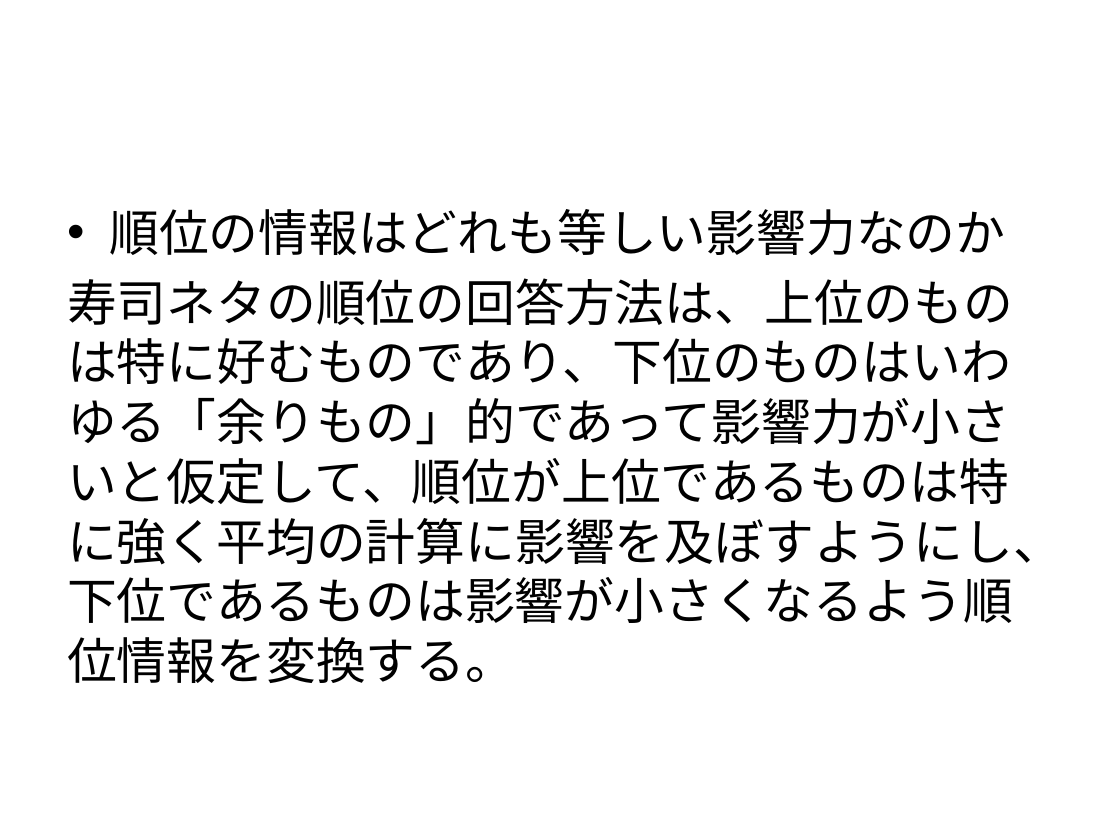
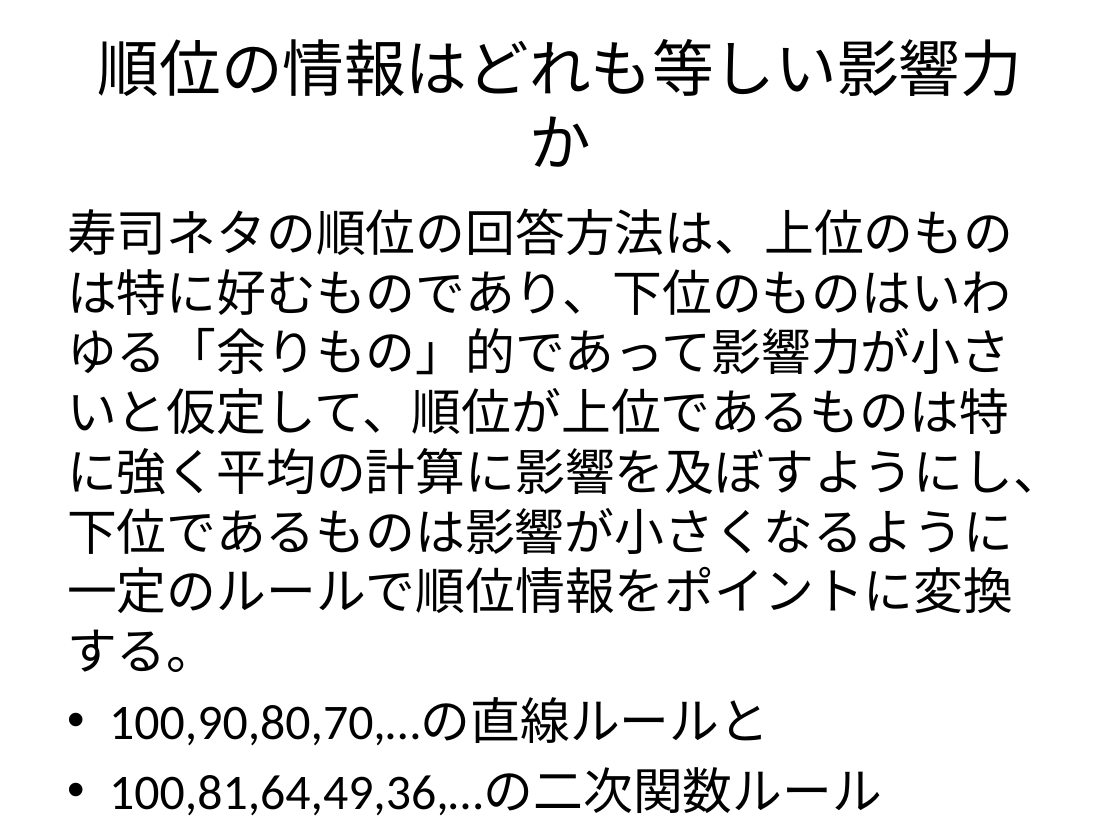
Before and after one commit to pettan0818/Assignment_Iiyama_2013_2, a slide deck: slide 7 of @data/presentation.pptx (slide 6 before the commit). Drawn at 1120x840 pixels with LibreOffice and Linux fonts; fonts in the diff are those of the drawing. Boxes give left, top, right and bottom in pixels: in the first picture for what was removed or moved away, otherwise in the second. Text is boxed around its words. In the diff, an @@ line names an element or a change of style, - is before the commit and + after.

Commit message:
new

```diff
--- a/@data/presentation.pptx
+++ b/@data/presentation.pptx
@@ title added at (98,39,1022,167), 39.6 pt, text #000000 @@
+順位の情報はどれも等しい影響力か
@@ text at (67,208,1063,815): text changed @@
-• 順位の情報はどれも等しい影響力なのか
-寿司ネタの順位の回答方法は、上位のものは特に好むものであり、下位のものはいわゆる「余りもの」的であって影響力が小さいと仮定して、順位が上位であるものは特に強く平均の計算に影響を及ぼすようにし、下位であるものは影響が小さくなるよう順位情報を変換する。
+寿司ネタの順位の回答方法は、上位のものは特に好むものであり、下位のものはいわゆる「余りもの」的であって影響力が小さいと仮定して、順位が上位であるものは特に強く平均の計算に影響を及ぼすようにし、下位であるものは影響が小さくなるように一定のルールで順位情報をポイントに変換する。
+• 100,90,80,70,…の直線ルールと
+• 100,81,64,49,36,…の二次関数ルール
```
Also in this commit, not shown: 3 other slides changed, 1 slide added.
